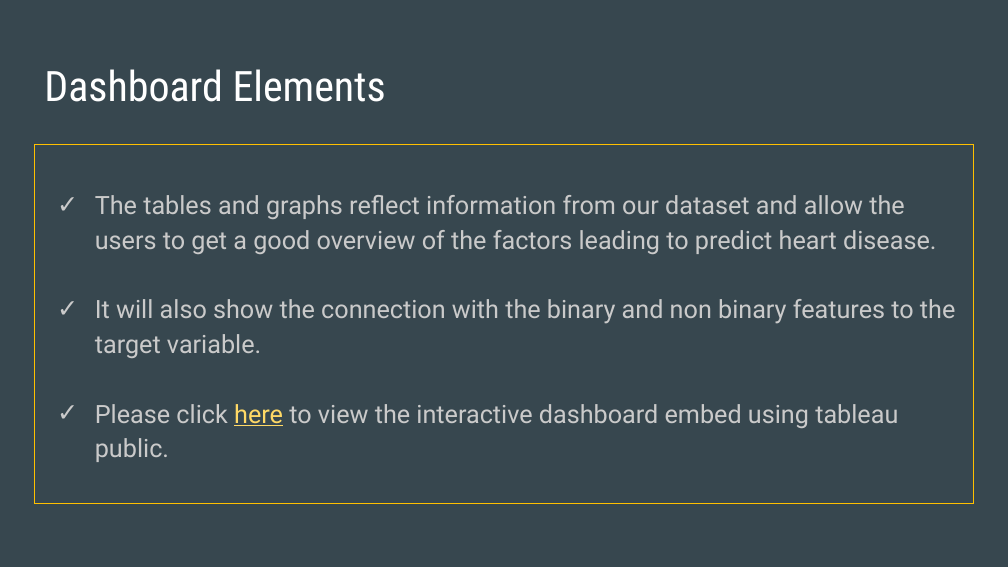
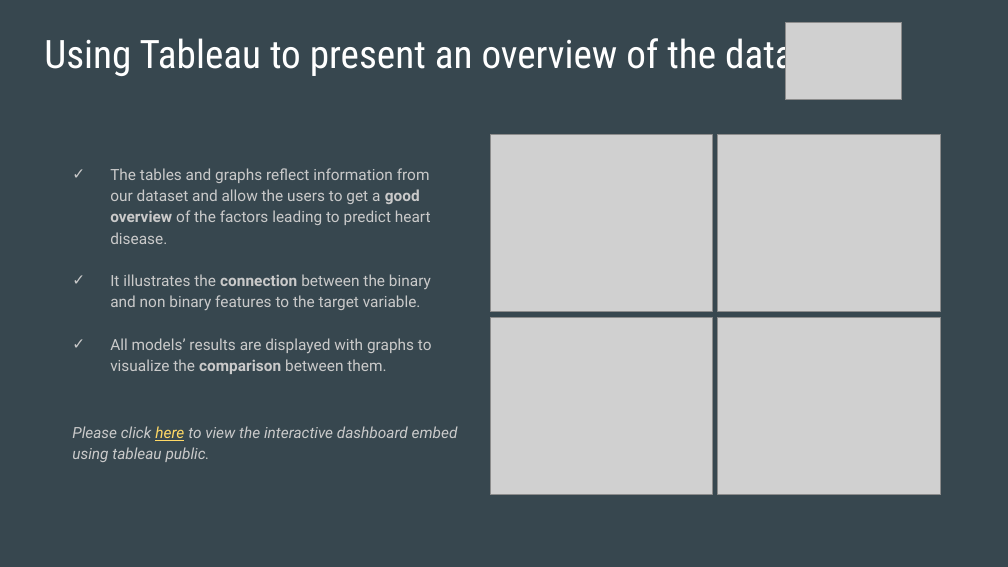
Before and after one commit to apombo90/Predicting_Heart_Disease, a slide deck: slide 22 of Final Project - Group 7.pptx (slide 23 before the commit). Drawn at 1008x567 pixels with LibreOffice and Linux fonts; fonts in the diff are those of the drawing; grey boxes stand for pictures. Boxes give left, top, right and bottom in pixels: in the first picture for what was removed or moved away, otherwise in the second. Text is boxed around its words. In the diff, an @@ line names an element or a change of style, - is before the commit and + after.

Commit message:
updated ML and Dashboard slides

```diff
--- a/Final Project - Group 7.pptx
+++ b/Final Project - Group 7.pptx
@@ picture added at (785,22,901,100) @@
@@ text added at (44,33,794,79), 28 pt, text #FFFFFF @@
+Using Tableau to present an overview of the data
@@ title removed at (44,69,386,102) @@
-Dashboard Elements
@@ text "The tables and graphs reflect ...": place and size @@
-text "The tables and graphs reflect ..." at (34,144,974,503)
+text "The tables and graphs reflect ..." at (110,168,432,374)
@@ text "The tables and graphs reflect ..." at (110,168,432,374): outline #FFC000 0.75 pt to none @@
@@ picture added at (490,134,712,311) @@
@@ picture added at (718,134,940,311) @@
@@ text at (110,168,431,244): size 18 to 11 pt in "The tables and graphs reflect information from ..."; bold on in "good overview" @@
@@ text at (110,274,432,374): text changed; size 18 to 11 pt @@
-✓ It will also show the connection with the binary and non binary features to the target variable.
-✓ Please click here to view the interactive dashboard embed using tableau public.
+✓ It illustrates the connection between the binary and non binary features to the target variable.
+✓ All models’ results are displayed with graphs to visualize the comparison between them.
@@ picture added at (490,318,712,495) @@
@@ picture added at (718,318,940,494) @@
@@ text added at (72,426,458,462), 11 pt, text #CACACA, italic @@
+Please click here to view the interactive dashboard embed using tableau public.
```
Also in this commit, not shown: 7 other slides changed, 1 slide added, 2 slides removed.
